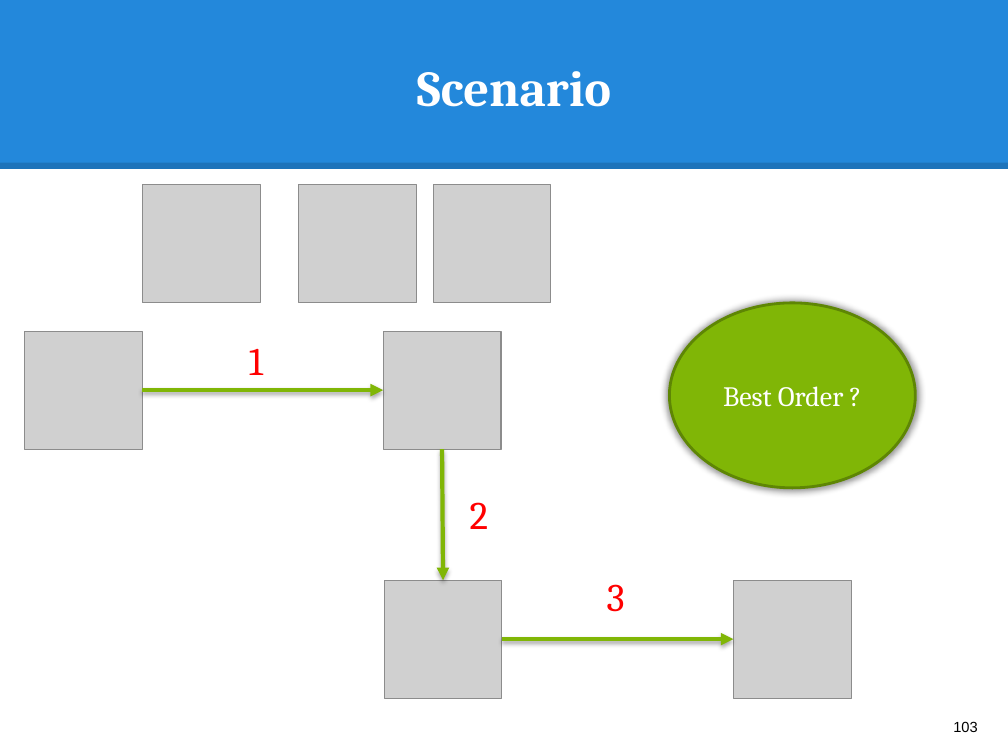
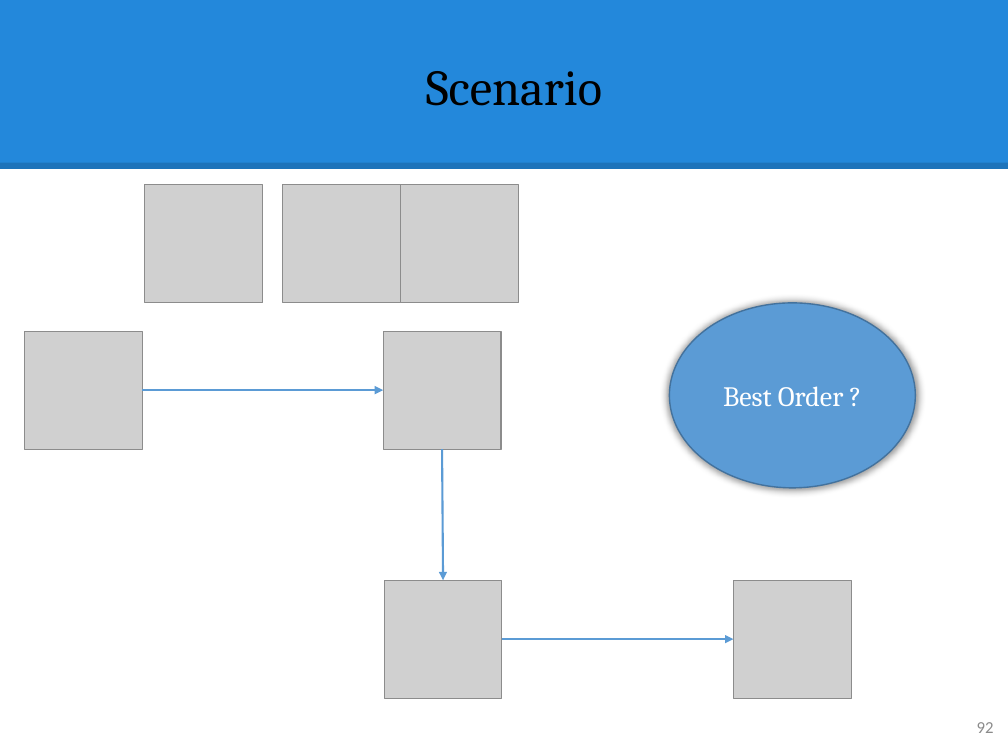
Before and after one commit to hqt/street-router, a slide deck: slide 92 of Document/presentation/full presentation.pptx (slide 103 before the commit). Drawn at 1008x756 pixels with LibreOffice and Linux fonts; fonts in the diff are those of the drawing; grey boxes stand for pictures. Boxes give left, top, right and bottom in pixels: in the first picture for what was removed or moved away, otherwise in the second. Text is boxed around its words. In the diff, an @@ line names an element or a change of style, - is before the commit and + after.

```diff
--- a/Document/presentation/full presentation.pptx
+++ b/Document/presentation/full presentation.pptx
@@ title "Scenario" at [426,71,602,106]: text colour #FFFFFF to #000000, bold off; line spacing 1 to 0.9 @@
@@ picture: place and size @@
-picture at [298,184,416,302]
+picture at [283,184,401,302]
@@ picture: place and size @@
-picture at [433,184,551,302]
+picture at [401,184,519,302]
@@ ellipse "Best Order ?" at [669,302,915,487]: fill #80B606 to #5B9BD5; outline #5F8704 2 pt to #43739E 1 pt @@
@@ text removed at [249,349,263,375] @@
-1
@@ arrow (142, 390) - (383, 390): stroke #80B606 3 pt to #5B9BD5 1.5 pt @@
@@ arrow (443, 450) - (444, 581): stroke #80B606 3 pt to #5B9BD5 1.5 pt @@
@@ text removed at [470,502,489,529] @@
-2
@@ text removed at [607,584,625,612] @@
-3
@@ arrow (502, 639) - (734, 639): stroke #80B606 3 pt to #5B9BD5 1.5 pt @@
@@ page number at [977,722,994,733]: text changed; size 10.5 to 12 pt; font Arial to Calibri; text colour #000000 to #8C8C8C @@
-103
+92
```
Also in this commit, not shown: 30 other slides changed, 134 slides added, 113 slides removed.
